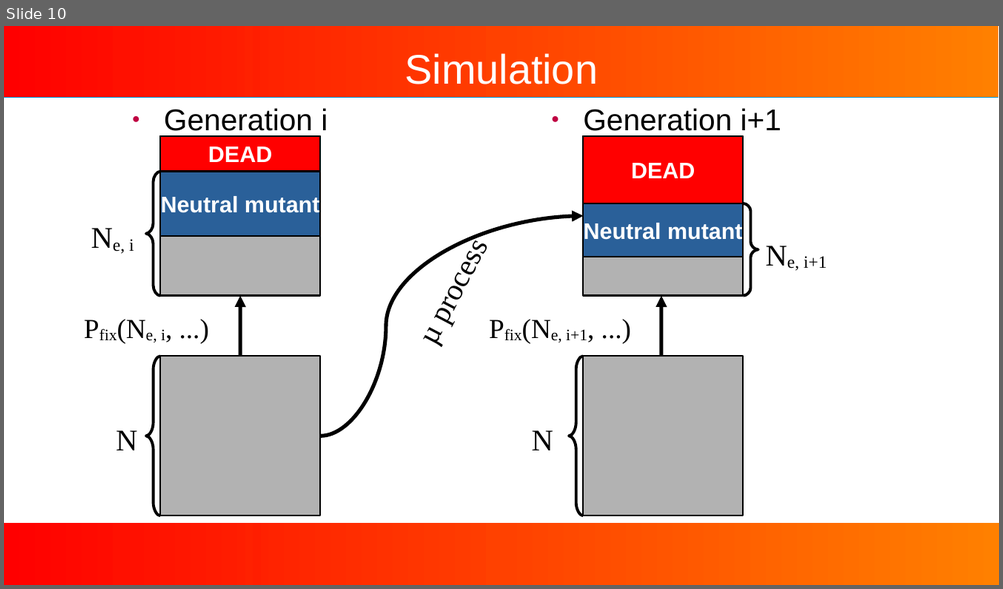
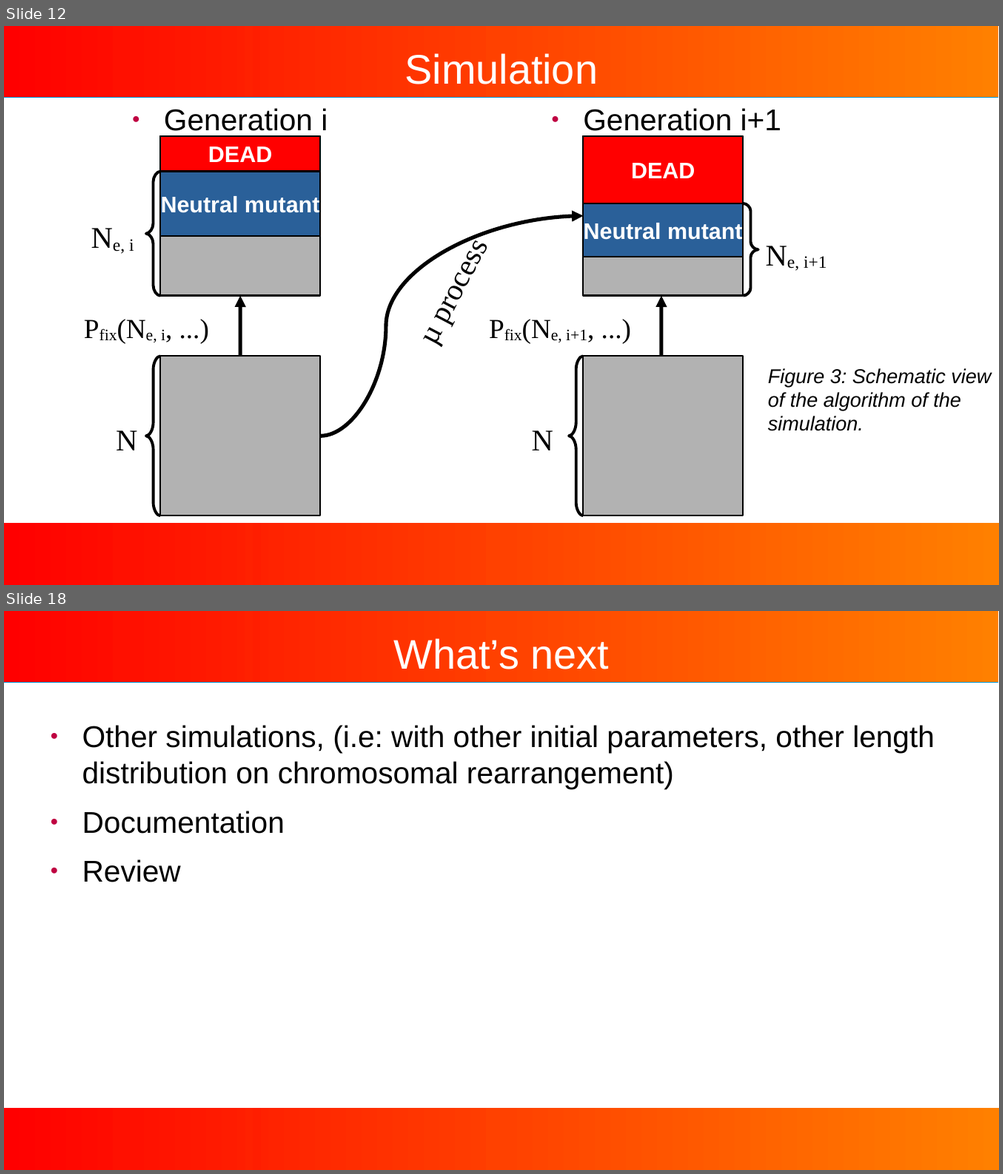
Before and after one commit to Jojobarbarr/AL_predict, a slide deck: talk.odp. Shown one above the other, each under a label of ours: slide 10 before the commit, slides 12 and 18 after it; the slides between them are not shown. The pictures are 1003x589 and 1003x1174 pixels, drawn with LibreOffice and Linux fonts; fonts in the diff are those of the drawing; background and template pictures are left out. Boxes give left, top, right and bottom in pixels: in the first picture for what was removed or moved away, otherwise in the second. Text is boxed around its words. In the diff, an @@ line names an element or a change of style, - is before the commit and + after.

Commit message:
End version before documentation

```diff
--- a/talk.odp
+++ b/talk.odp
@@ slide 18 added at box(4, 611, 999, 1170), background #FFFFFF; not listed: 2 template elements that a slide beside it also shows @@
@@ title added at box(393, 638, 609, 669), 33 pt, text #FFFFFF @@
+What’s next
@@ text added at box(82, 725, 934, 883), 24 pt, text #000000 @@
+● Other simulations, (i.e: with other initial parameters, other length distribution on chromosomal rearrangement)
+● Documentation
+● Review
@@ what was slide 10 is now slide 12 @@
@@ slide 12 changed as well @@
@@ text added at box(768, 369, 990, 432), 16 pt, text #000000, italic @@
+Figure 3: Schematic view of the algorithm of the simulation.
```
Also in this commit, not shown: 6 other slides changed, 10 other slides added, 2 slides removed, 8 other files.
